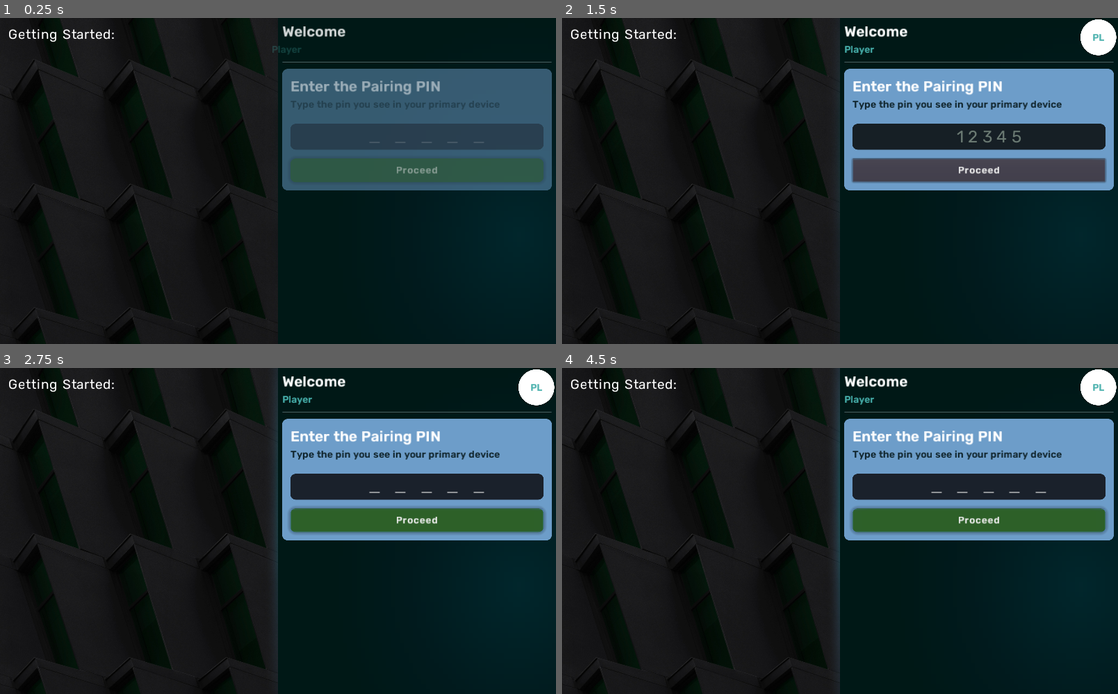
Above: before the commit, frames 1-4 (two rows, left to right).
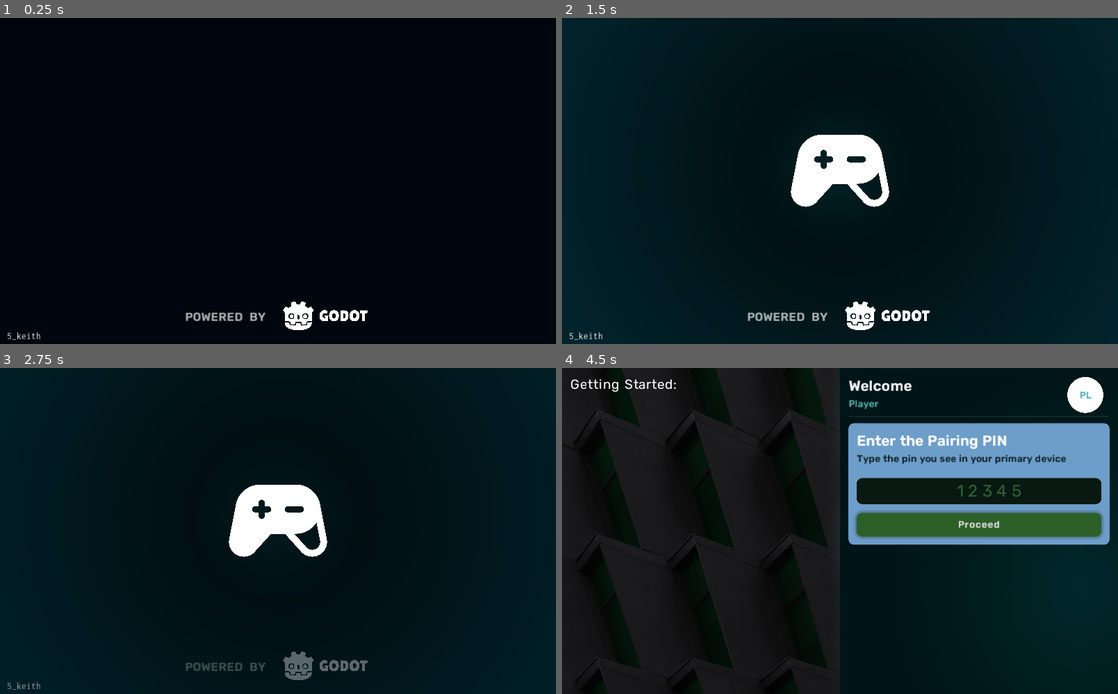
Above: after the commit, the same moments.

Repository: zan-keith/PlayPulse-Connect
Game: Godot game, scene res://Scenes/Pages/SplashScreen.tscn
Same seed, same stepped clock (60 frames per second), same inputs: the game is played once before the commit and once after it. Before the commit the project starts from res://Scenes/Pages/GamePad.tscn.
Inputs (mouse positions are in pixels of both pictures, inside the frame that each line leads up to):
- Up to frame 1 (0.25 s): no input
- Up to frame 2 (1.5 s): move the mouse to (962, 164) at 0.52 s; hold Right (ui_right) 0.53-1.25 s; click (962, 164) at 0.67 s; click (979, 171) at 1.25 s, where only the run before the commit has a clickable "Proceed"
- Up to frame 3 (2.75 s): drag from (166, 547) to (250, 596) at 2.02 s
- Up to frame 4 (4.5 s): move the mouse to (895, 459) at 2.77 s; hold Right (ui_right) 2.78-3.5 s; click (895, 459) at 2.92 s; drag from (812, 596) to (673, 482) at 3.52 s; move the mouse to (1006, 579) at 4.27 s; hold Left (ui_left) from 4.28 s (still down); click (1006, 579) at 4.42 s

The runs differ from the first frame. In frame 1, 42% of the frame differs, in the area x 0-100%, y 0-100%; in frame 2, 35%; in frame 3, 36%; in frame 4, 11%.

Commit message:
Added SplashScreen and more Animations

Diff:
--- /dev/null
+++ b/Client/Scenes/Pages/SplashScreen.tscn
@@ -0,0 +1,334 @@
+[gd_scene load_steps=15 format=2]
+
+[ext_resource path="res://Assets/Sprites/logo_small_monochrome_dark.png" type="Texture" id=1]
+[ext_resource path="res://Assets/Fonts/Rubik-SemiBold.ttf" type="DynamicFontData" id=2]
+[ext_resource path="res://Assets/Fonts/Inconsolata-Regular.ttf" type="DynamicFontData" id=3]
+[ext_resource path="res://Assets/Sprites/game-controller-fill-svgrepo-com.png" type="Texture" id=4]
+[ext_resource path="res://Scripts/SplashScreen.gd" type="Script" id=5]
+
+[sub_resource type="StyleBoxFlat" id=1]
+bg_color = Color( 0, 0.027451, 0.054902, 1 )
+
+[sub_resource type="Gradient" id=21]
+colors = PoolColorArray( 0.0139634, 0.12319, 0.146484, 1, 0.0343026, 0.499502, 0.615234, 1 )
+
+[sub_resource type="GradientTexture2D" id=22]
+gradient = SubResource( 21 )
+fill = 1
+fill_from = Vector2( 0.508333, 0.471667 )
+
+[sub_resource type="DynamicFont" id=2]
+size = 22
+use_mipmaps = true
+use_filter = true
+extra_spacing_space = 7
+font_data = ExtResource( 2 )
+
+[sub_resource type="DynamicFont" id=3]
+size = 17
+use_mipmaps = true
+use_filter = true
+extra_spacing_space = 7
+font_data = ExtResource( 3 )
+
+[sub_resource type="Gradient" id=23]
+offsets = PoolRealArray( 0.130045, 0.345291, 0.627803, 0.959641 )
+colors = PoolColorArray( 1, 1, 1, 0.94902, 1, 1, 1, 0.506722, 1, 1, 1, 0, 0.980392, 0.996078, 1, 0 )
+
+[sub_resource type="GradientTexture2D" id=24]
+gradient = SubResource( 23 )
+fill = 1
+fill_from = Vector2( 0.5, 0.5 )
+
+[sub_resource type="Animation" id=5]
+length = 0.001
+tracks/0/type = "value"
+tracks/0/path = NodePath("Label:modulate")
+tracks/0/interp = 1
+tracks/0/loop_wrap = true
+tracks/0/imported = false
+tracks/0/enabled = true
+tracks/0/keys = {
+"times": PoolRealArray( 0 ),
+"transitions": PoolRealArray( 1 ),
+"update": 0,
+"values": [ Color( 1, 1, 1, 1 ) ]
+}
+tracks/1/type = "value"
+tracks/1/path = NodePath("Label2:modulate")
+tracks/1/interp = 1
+tracks/1/loop_wrap = true
+tracks/1/imported = false
+tracks/1/enabled = true
+tracks/1/keys = {
+"times": PoolRealArray( 0 ),
+"transitions": PoolRealArray( 1 ),
+"update": 0,
+"values": [ Color( 1, 1, 1, 1 ) ]
+}
+tracks/2/type = "value"
+tracks/2/path = NodePath("TextureRect:modulate")
+tracks/2/interp = 1
+tracks/2/loop_wrap = true
+tracks/2/imported = false
+tracks/2/enabled = true
+tracks/2/keys = {
+"times": PoolRealArray( 0 ),
+"transitions": PoolRealArray( 1 ),
+"update": 0,
+"values": [ Color( 1, 1, 1, 1 ) ]
+}
+
+[sub_resource type="Animation" id=4]
+resource_name = "startup"
+length = 3.3
+tracks/0/type = "value"
+tracks/0/path = NodePath("Controller:rect_position")
+tracks/0/interp = 1
+tracks/0/loop_wrap = true
+tracks/0/imported = false
+tracks/0/enabled = false
+tracks/0/keys = {
+"times": PoolRealArray( 0.2, 0.5, 1.2 ),
+"transitions": PoolRealArray( 0.225313, 0.57435, 0.31864 ),
+"update": 0,
+"values": [ Vector2( 416, 344 ), Vector2( 416, 110 ), Vector2( 416, 190 ) ]
+}
+tracks/1/type = "value"
+tracks/1/path = NodePath("Controller:rect_rotation")
+tracks/1/interp = 1
+tracks/1/loop_wrap = true
+tracks/1/imported = false
+tracks/1/enabled = true
+tracks/1/keys = {
+"times": PoolRealArray( 0.2, 0.5, 1.2 ),
+"transitions": PoolRealArray( 1.46409, 1, 1 ),
+"update": 0,
+"values": [ 24.4, 0.0, 0.0 ]
+}
+tracks/2/type = "value"
+tracks/2/path = NodePath("Cover:visible")
+tracks/2/interp = 1
+tracks/2/loop_wrap = true
+tracks/2/imported = false
+tracks/2/enabled = true
+tracks/2/keys = {
+"times": PoolRealArray( 0.2, 0.6 ),
+"transitions": PoolRealArray( 1, 1 ),
+"update": 1,
+"values": [ true, false ]
+}
+tracks/3/type = "value"
+tracks/3/path = NodePath("Controller:rect_scale")
+tracks/3/interp = 1
+tracks/3/loop_wrap = true
+tracks/3/imported = false
+tracks/3/enabled = true
+tracks/3/keys = {
+"times": PoolRealArray( 0.2, 0.5 ),
+"transitions": PoolRealArray( 0.482968, 1 ),
+"update": 0,
+"values": [ Vector2( 0.8, 0.8 ), Vector2( 1, 1 ) ]
+}
+tracks/4/type = "value"
+tracks/4/path = NodePath("Controller/Glow:modulate")
+tracks/4/interp = 1
+tracks/4/loop_wrap = true
+tracks/4/imported = false
+tracks/4/enabled = true
+tracks/4/keys = {
+"times": PoolRealArray( 0.2, 0.8, 1.8, 2.4, 3 ),
+"transitions": PoolRealArray( 1, 1.56917, 1, 1, 1 ),
+"update": 0,
+"values": [ Color( 0, 0.941176, 1, 0 ), Color( 0, 0.941176, 1, 0 ), Color( 0, 0.941176, 1, 0.160784 ), Color( 0, 0.941176, 1, 0.160784 ), Color( 0, 0.941176, 1, 0 ) ]
+}
+tracks/5/type = "value"
+tracks/5/path = NodePath("Grad:modulate")
+tracks/5/interp = 1
+tracks/5/loop_wrap = true
+tracks/5/imported = false
+tracks/5/enabled = true
+tracks/5/keys = {
+"times": PoolRealArray( 0.2, 0.6, 1.6, 2.7, 3 ),
+"transitions": PoolRealArray( 1, 0.435275, 1, 1, 1 ),
+"update": 0,
+"values": [ Color( 0.321569, 0.321569, 0.321569, 0 ), Color( 0.321569, 0.321569, 0.321569, 0 ), Color( 0.321569, 0.321569, 0.321569, 1 ), Color( 0.321569, 0.321569, 0.321569, 1 ), Color( 0.321569, 0.321569, 0.321569, 0 ) ]
+}
+tracks/6/type = "bezier"
+tracks/6/path = NodePath("Controller:rect_position:x")
+tracks/6/interp = 1
+tracks/6/loop_wrap = true
+tracks/6/imported = false
+tracks/6/enabled = false
+tracks/6/keys = {
+"points": PoolRealArray( 416, 0, 300, 0.25, 0, 416, 0, 0, 0.25, 0 ),
+"times": PoolRealArray( 0.2, 0.5 )
+}
+tracks/7/type = "bezier"
+tracks/7/path = NodePath("Controller:rect_position:y")
+tracks/7/interp = 1
+tracks/7/loop_wrap = true
+tracks/7/imported = false
+tracks/7/enabled = true
+tracks/7/keys = {
+"points": PoolRealArray( 272.001, -0.25, 0, 0.4, -16.6667, 131.936, -0.25, 0, 0.25, 0, 179.357, -0.2, -27.1358, 0.4, 6.62192 ),
+"times": PoolRealArray( 0.2, 0.6, 1 )
+}
+tracks/8/type = "value"
+tracks/8/path = NodePath("Label:modulate")
+tracks/8/interp = 1
+tracks/8/loop_wrap = true
+tracks/8/imported = false
+tracks/8/enabled = true
+tracks/8/keys = {
+"times": PoolRealArray( 0, 0.2, 2.3, 3 ),
+"transitions": PoolRealArray( 1, 1, 1, 1 ),
+"update": 0,
+"values": [ Color( 1, 1, 1, 0 ), Color( 1, 1, 1, 1 ), Color( 1, 1, 1, 1 ), Color( 1, 1, 1, 0 ) ]
+}
+tracks/9/type = "value"
+tracks/9/path = NodePath("Label2:modulate")
+tracks/9/interp = 1
+tracks/9/loop_wrap = true
+tracks/9/imported = false
+tracks/9/enabled = true
+tracks/9/keys = {
+"times": PoolRealArray( 0, 0.2, 2.6, 3 ),
+"transitions": PoolRealArray( 1, 1, 1, 1 ),
+"update": 0,
+"values": [ Color( 1, 1, 1, 0 ), Color( 1, 1, 1, 1 ), Color( 1, 1, 1, 1 ), Color( 1, 1, 1, 0 ) ]
+}
+tracks/10/type = "value"
+tracks/10/path = NodePath("TextureRect:modulate")
+tracks/10/interp = 1
+tracks/10/loop_wrap = true
+tracks/10/imported = false
+tracks/10/enabled = true
+tracks/10/keys = {
+"times": PoolRealArray( 0, 0.2, 2.3, 3 ),
+"transitions": PoolRealArray( 1, 1, 1, 1 ),
+"update": 0,
+"values": [ Color( 1, 1, 1, 0 ), Color( 1, 1, 1, 1 ), Color( 1, 1, 1, 1 ), Color( 1, 1, 1, 0 ) ]
+}
+tracks/11/type = "value"
+tracks/11/path = NodePath("Controller:modulate")
+tracks/11/interp = 1
+tracks/11/loop_wrap = true
+tracks/11/imported = false
+tracks/11/enabled = true
+tracks/11/keys = {
+"times": PoolRealArray( 0, 2.8, 3 ),
+"transitions": PoolRealArray( 1, 1, 1 ),
+"update": 0,
+"values": [ Color( 1, 1, 1, 1 ), Color( 1, 1, 1, 1 ), Color( 1, 1, 1, 0 ) ]
+}
+
+[node name="Splash" type="Control"]
+anchor_right = 1.0
+anchor_bottom = 1.0
+script = ExtResource( 5 )
+
+[node name="Panel" type="Panel" parent="."]
+anchor_right = 1.0
+anchor_bottom = 1.0
+custom_styles/panel = SubResource( 1 )
+
+[node name="Grad" type="TextureRect" parent="."]
+modulate = Color( 0.321569, 0.321569, 0.321569, 0 )
+anchor_right = 1.0
+anchor_bottom = 1.0
+mouse_filter = 2
+texture = SubResource( 22 )
+expand = true
+stretch_mode = 7
+
+[node name="Label" type="Label" parent="."]
+anchor_left = 0.5
+anchor_top = 1.0
+anchor_right = 0.5
+anchor_bottom = 1.0
+margin_left = -192.0
+margin_top = -63.0
+margin_right = -1.0
+margin_bottom = -36.0
+size_flags_horizontal = 3
+size_flags_vertical = 3
+custom_colors/font_color = Color( 1, 1, 1, 0.67451 )
+custom_fonts/font = SubResource( 2 )
+text = "POWERED BY"
+align = 1
+valign = 1
+
+[node name="Label2" type="Label" parent="."]
+anchor_top = 1.0
+anchor_bottom = 1.0
+margin_left = 8.0
+margin_top = -24.0
+margin_right = 80.0
+margin_bottom = -5.0
+size_flags_horizontal = 3
+size_flags_vertical = 3
+custom_fonts/font = SubResource( 3 )
+text = "5_keith"
+align = 1
+valign = 1
+
+[node name="TextureRect" type="TextureRect" parent="."]
+anchor_left = 0.5
+anchor_top = 1.0
+anchor_right = 0.5
+anchor_bottom = 1.0
+margin_left = 8.0
+margin_top = -80.0
+margin_right = 328.0
+margin_bottom = -24.0
+size_flags_horizontal = 3
+size_flags_vertical = 3
+texture = ExtResource( 1 )
+expand = true
+stretch_mode = 5
+
+[node name="Controller" type="TextureRect" parent="."]
+anchor_left = 0.5
+anchor_top = 0.5
+anchor_right = 0.5
+anchor_bottom = 0.5
+margin_left = -96.0
+margin_top = -27.9986
+margin_right = 96.0
+margin_bottom = 164.003
+rect_rotation = 24.4
+rect_scale = Vector2( 0.8, 0.8 )
+texture = ExtResource( 4 )
+expand = true
+stretch_mode = 5
+
+[node name="Glow" type="TextureRect" parent="Controller"]
+modulate = Color( 0, 0.941176, 1, 0 )
+show_behind_parent = true
+anchor_left = 0.5
+anchor_top = 0.5
+anchor_right = 0.5
+anchor_bottom = 0.5
+margin_left = -169.5
+margin_top = -177.0
+margin_right = 169.5
+margin_bottom = 177.0
+texture = SubResource( 24 )
+expand = true
+stretch_mode = 7
+
+[node name="Cover" type="Panel" parent="."]
+anchor_right = 1.0
+anchor_bottom = 1.0
+margin_left = 2.0
+margin_top = 312.0
+margin_right = 2.0
+margin_bottom = -82.0
+custom_styles/panel = SubResource( 1 )
+
+[node name="AnimationPlayer" type="AnimationPlayer" parent="."]
+anims/RESET = SubResource( 5 )
+anims/startup = SubResource( 4 )
+
+[connection signal="animation_finished" from="AnimationPlayer" to="." method="_on_AnimationPlayer_animation_finished"]
--- a/Client/Scenes/Pages/WelcomeScreen.tscn
+++ b/Client/Scenes/Pages/WelcomeScreen.tscn
@@ -38,7 +38,7 @@
 
 [sub_resource type="Gradient" id=20]
 offsets = PoolRealArray( 0, 0.587444, 1 )
-colors = PoolColorArray( 0.0118276, 0.156348, 0.177734, 1, 0.0100712, 0.107637, 0.119141, 1, 0, 0.0996094, 0.0914383, 1 )
+colors = PoolColorArray( 0.0118276, 0.164124, 0.177734, 1, 0.0100712, 0.115307, 0.119141, 1, 0, 0.0891037, 0.0996094, 1 )
 
 [sub_resource type="GradientTexture2D" id=21]
 gradient = SubResource( 20 )
@@ -350,13 +350,13 @@
 [node name="VBoxContainer" type="VBoxContainer" parent="VBoxContainer/Panel"]
 anchor_right = 1.0
 anchor_bottom = 1.0
-margin_left = 8.0
-margin_top = 8.0
-margin_right = -8.0
-margin_bottom = -8.0
+margin_left = 16.0
+margin_top = 16.0
+margin_right = -16.0
+margin_bottom = -16.0
 
 [node name="Welcome" type="RichTextLabel" parent="VBoxContainer/Panel/VBoxContainer"]
-margin_right = 496.0
+margin_right = 480.0
 margin_bottom = 34.0
 theme = SubResource( 5 )
 text = "Welcome "
@@ -365,7 +365,7 @@
 
 [node name="UserName" type="RichTextLabel" parent="VBoxContainer/Panel/VBoxContainer"]
 margin_top = 38.0
-margin_right = 496.0
+margin_right = 480.0
 margin_bottom = 61.0
 theme = SubResource( 7 )
 custom_colors/default_color = Color( 0.278431, 0.690196, 0.67451, 1 )
@@ -375,24 +375,24 @@
 
 [node name="HSeparator3" type="HSeparator" parent="VBoxContainer/Panel/VBoxContainer"]
 margin_top = 65.0
-margin_right = 496.0
+margin_right = 480.0
 margin_bottom = 81.0
 custom_constants/separation = 16
 
 [node name="PinCard" type="PanelContainer" parent="VBoxContainer/Panel/VBoxContainer"]
 margin_top = 85.0
-margin_right = 496.0
+margin_right = 480.0
 margin_bottom = 307.0
 theme = SubResource( 3 )
 
 [node name="VBoxContainer" type="VBoxContainer" parent="VBoxContainer/Panel/VBoxContainer/PinCard"]
 margin_left = 15.0
 margin_top = 15.0
-margin_right = 481.0
+margin_right = 465.0
 margin_bottom = 207.0
 
 [node name="Title" type="RichTextLabel" parent="VBoxContainer/Panel/VBoxContainer/PinCard/VBoxContainer"]
-margin_right = 466.0
+margin_right = 450.0
 margin_bottom = 34.0
 theme = SubResource( 5 )
 text = "Enter the Pairing PIN"
@@ -401,7 +401,7 @@
 
 [node name="SubTitle" type="RichTextLabel" parent="VBoxContainer/Panel/VBoxContainer/PinCard/VBoxContainer"]
 margin_top = 38.0
-margin_right = 466.0
+margin_right = 450.0
 margin_bottom = 61.0
 theme = SubResource( 7 )
 custom_colors/default_color = Color( 0.0666667, 0.14902, 0.180392, 1 )
@@ -411,14 +411,14 @@
 
 [node name="HSeparator" type="HSeparator" parent="VBoxContainer/Panel/VBoxContainer/PinCard/VBoxContainer"]
 margin_top = 65.0
-margin_right = 466.0
+margin_right = 450.0
 margin_bottom = 81.0
 custom_constants/separation = 16
 custom_styles/separator = SubResource( 8 )
 
 [node name="PinBox" type="LineEdit" parent="VBoxContainer/Panel/VBoxContainer/PinCard/VBoxContainer"]
 margin_top = 85.0
-margin_right = 466.0
+margin_right = 450.0
 margin_bottom = 132.0
 custom_fonts/font = SubResource( 9 )
 custom_styles/read_only = SubResource( 10 )
@@ -431,14 +431,14 @@
 
 [node name="HSeparator2" type="HSeparator" parent="VBoxContainer/Panel/VBoxContainer/PinCard/VBoxContainer"]
 margin_top = 136.0
-margin_right = 466.0
+margin_right = 450.0
 margin_bottom = 145.0
 custom_constants/separation = 9
 custom_styles/separator = SubResource( 8 )
 
 [node name="Proceed" type="Button" parent="VBoxContainer/Panel/VBoxContainer/PinCard/VBoxContainer"]
 margin_top = 149.0
-margin_right = 466.0
+margin_right = 450.0
 margin_bottom = 192.0
 custom_fonts/font = SubResource( 13 )
 custom_styles/normal = SubResource( 11 )
@@ -447,8 +447,10 @@
 [node name="Avatar" type="TextureRect" parent="VBoxContainer/Panel"]
 anchor_left = 1.0
 anchor_right = 1.0
-margin_left = -72.0
-margin_bottom = 71.0
+margin_left = -96.0
+margin_top = 14.0
+margin_right = -24.0
+margin_bottom = 85.0
 texture = ExtResource( 5 )
 expand = true
 stretch_mode = 6
@@ -473,5 +475,6 @@
 anims/gradientflow = SubResource( 16 )
 anims/startup = SubResource( 12 )
 
+[connection signal="text_entered" from="VBoxContainer/Panel/VBoxContainer/PinCard/VBoxContainer/PinBox" to="." method="_on_PinBox_text_entered"]
 [connection signal="pressed" from="VBoxContainer/Panel/VBoxContainer/PinCard/VBoxContainer/Proceed" to="." method="_on_Proceed_pressed"]
 [connection signal="animation_finished" from="AnimationPlayer" to="." method="_on_AnimationPlayer_animation_finished"]
--- /dev/null
+++ b/Client/Scripts/SplashScreen.gd
@@ -0,0 +1,18 @@
+extends Control
+
+
+func _ready():
+	$AnimationPlayer.play("startup")
+
+
+
+func _on_Panel_gui_input(event):
+	$AnimationPlayer.play("startup")
+
+
+
+	pass # Replace with function body.
+
+
+func _on_AnimationPlayer_animation_finished(anim_name):
+	get_tree().change_scene("res://Scenes/Pages/WelcomeScreen.tscn")
--- a/Client/Scripts/WelcomeScreen.gd
+++ b/Client/Scripts/WelcomeScreen.gd
@@ -39,3 +39,20 @@
 			Global.IP_ADDRESS=IP_ADDRESS
 			print("CHANGING SCENES")
 			get_tree().change_scene("res://Scenes/Pages/GamePad.tscn")
+
+
+
+
+
+
+
+
+
+
+
+
+
+
+
+func _on_PinBox_text_entered(new_text):
+	_on_Proceed_pressed()
--- a/Client/project.godot
+++ b/Client/project.godot
@@ -21,7 +21,10 @@
 [application]
 
 config/name="GamePadPortal"
-run/main_scene="res://Scenes/Pages/GamePad.tscn"
+run/main_scene="res://Scenes/Pages/SplashScreen.tscn"
+boot_splash/show_image=false
+boot_splash/fullsize=false
+boot_splash/use_filter=false
 config/icon="res://icon.png"
 
 [autoload]
Binary file added: Client/Assets/Sprites/game-controller-fill-svgrepo-com.png
Binary file added: Client/Assets/Sprites/logo_small_monochrome_dark.png
Binary file added: Client/Assets/Sprites/logo_vertical_monochrome_dark 1.png
Not shown: 2 places in Client/Scenes/Pages/GamePad.tscn that only renumber resources
